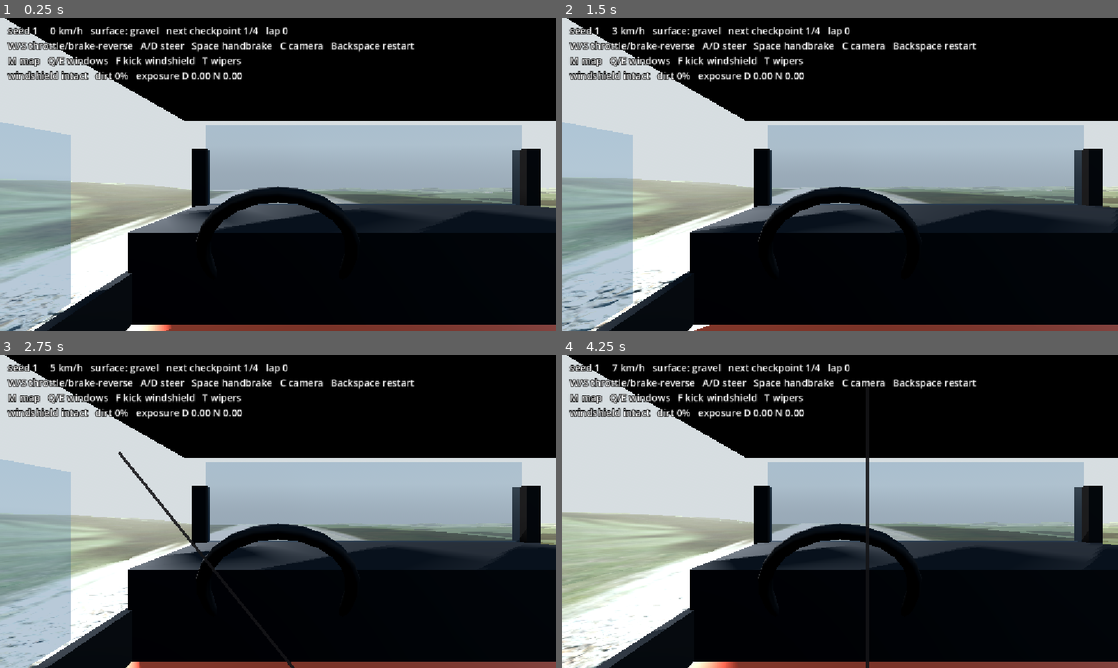
Above: before the commit, frames 1-4 (two rows, left to right).
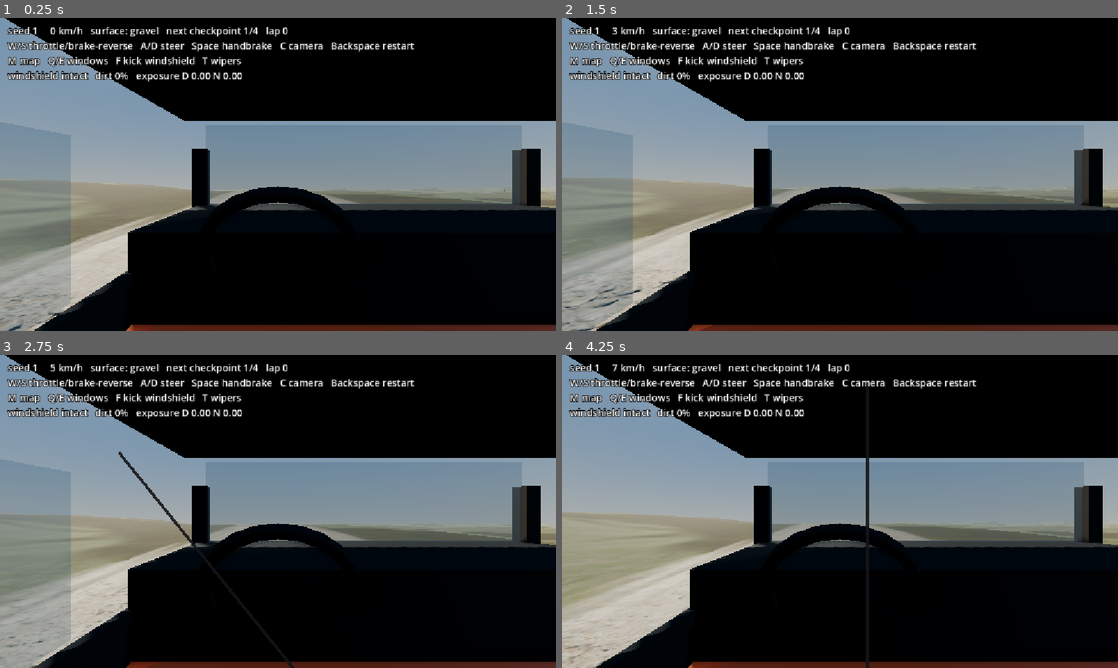
Above: after the commit, the same moments.

Repository: cayankuzu/raddy
Game: Godot game, scene res://scenes/dev/route_test.tscn
Two runs of this game, one before a commit and one after it. Both use one fixed random seed, a clock stepped at 60 frames per second and the inputs below. This scene is started directly instead of the project's main scene.
Inputs (mouse positions are in pixels of both pictures, inside the frame that each line leads up to):
- Up to frame 1 (0.25 s): no input
- Up to frame 2 (1.5 s): tap Enter (ui_accept) at 0.5, 0.77 s; move the mouse to (962, 158) at 0.52 s; hold E (cabin_window_right) 0.53-1.25 s; hold F (cabin_kick_windshield) 0.53-1.25 s; click (962, 158) at 0.67 s; drag from (728, 190) to (812, 237) at 1.27 s
- Up to frame 3 (2.75 s): move the mouse to (333, 442) at 2.02 s; hold E (cabin_window_right) from 2.03 s (still down); hold T (cabin_wipers) from 2.03 s (still down)
- Up to frame 4 (4.25 s): release E (cabin_window_right) at 2.75 s; release T (cabin_wipers) at 2.75 s; drag from (812, 574) to (673, 464) at 2.77 s; move the mouse to (1006, 558) at 3.52 s; hold Q (cabin_window_left) from 3.53 s (still down); hold W (drive_throttle) from 3.53 s (still down); tap Enter (ui_accept) at 3.77 s

The runs differ from the first frame. In frame 1, 39% of the frame differs, in the area x 0-100%, y 0-100%; in frame 2, 39%; in frame 3, 40%; in frame 4, 40%.

Commit message:
Share one sky, sun, fog and grading recipe across race and dev scenes
AgX tone mapping, SSAO, light glow, a low warm sun with blended
shadow splits, aerial perspective and volumetric fog only in fog and
dust storms, per biome and weather.

Co-Authored-By: Claude Opus 5.5 <noreply@anthropic.com>

Diff:
--- a/scripts/dev/route_test.gd
+++ b/scripts/dev/route_test.gd
@@ -39,11 +39,11 @@
 		"difficulty": int(_args.get("difficulty", "1"))}
 	graph = RouteGenerator.generate(seed)
 	BiomeRules.apply_to_graph(graph, settings)
-	SurfaceMaterials.set_weather(settings.weather)
 	var palette := BiomeRules.palette(settings.biome, settings.weather)
-	var environment: Environment = ($WorldEnvironment as WorldEnvironment).environment
-	environment.fog_light_color = palette.get("fog", environment.fog_light_color)
-	environment.fog_density = RaceSettings.fog_density(settings.weather)
+	# The race's own sky, sun and fog recipe replaces the scene's placeholder ones.
+	$WorldEnvironment.free()
+	$Sun.free()
+	add_child(RaceLook.create(settings.biome, settings.weather))
 	var problems := RouteValidator.validate(graph)
 	print("ROUTE seed %d attempt %d lap %.0f m edges %d checkpoints %d problems %s" % [
 		seed, graph.attempt, graph.main_route_length(), graph.edges.size(), graph.checkpoints.size(), str(problems)])
@@ -103,7 +103,7 @@
 	if _args.has("chase"):
 		_chase.make_current()
 	if _args.has("overview"):
-		($WorldEnvironment as WorldEnvironment).environment.fog_enabled = false
+		($RaceLook/WorldEnvironment as WorldEnvironment).environment.fog_enabled = false
 		var overview := Camera3D.new()
 		overview.name = "OverviewCamera"
 		overview.projection = Camera3D.PROJECTION_ORTHOGONAL
--- a/scripts/gameplay/race.gd
+++ b/scripts/gameplay/race.gd
@@ -6,7 +6,6 @@
 
 var session: RaceSession
 var hud: RaceHud
-var _environment: Environment
 var _pause: PauseMenu
 var _results: ResultsPanel
 var _grid_camera: Camera3D
@@ -17,8 +16,7 @@
 	var settings: Dictionary = Net.race_settings
 	var biome := int(settings.get("biome", RaceSettings.Biome.FOREST))
 	var weather := int(settings.get("weather", RaceSettings.Weather.CLEAR))
-	_build_environment(BiomeRules.palette(biome, weather), weather)
-	SurfaceMaterials.set_weather(weather)
+	add_child(RaceLook.create(biome, weather))
 
 	session = SESSION_SCENE.instantiate()
 	session.name = "RaceSession"
@@ -40,36 +38,6 @@
 	hud.name = "Hud"
 	hud.session = session
 	add_child(hud)
-
-
-func _build_environment(palette: Dictionary, weather: int) -> void:
-	var sky_material := ProceduralSkyMaterial.new()
-	sky_material.sky_top_color = palette.get("sky_top", Color(0.36, 0.52, 0.72))
-	sky_material.sky_horizon_color = palette.get("sky_horizon", Color(0.72, 0.74, 0.72))
-	sky_material.ground_horizon_color = palette.get("sky_horizon", Color(0.72, 0.74, 0.72))
-	if weather in [RaceSettings.Weather.RAIN, RaceSettings.Weather.FOG, RaceSettings.Weather.SNOW]:
-		sky_material.sky_top_color = sky_material.sky_top_color.lerp(Color(0.55, 0.57, 0.6), 0.7)
-	var sky := Sky.new()
-	sky.sky_material = sky_material
-	_environment = Environment.new()
-	_environment.background_mode = Environment.BG_SKY
-	_environment.sky = sky
-	_environment.tonemap_mode = Environment.TONE_MAPPER_ACES
-	_environment.ambient_light_source = Environment.AMBIENT_SOURCE_SKY
-	_environment.fog_enabled = true
-	_environment.fog_light_color = palette.get("fog", Color(0.68, 0.72, 0.74))
-	_environment.fog_density = RaceSettings.fog_density(weather)
-	var world := WorldEnvironment.new()
-	world.name = "WorldEnvironment"
-	world.environment = _environment
-	add_child(world)
-	var sun := DirectionalLight3D.new()
-	sun.name = "Sun"
-	sun.rotation_degrees = Vector3(-50.0, 30.0, 0.0)
-	sun.shadow_enabled = true
-	sun.directional_shadow_max_distance = 220.0
-	sun.light_energy = 0.55 if weather in [RaceSettings.Weather.RAIN, RaceSettings.Weather.FOG, RaceSettings.Weather.SNOW, RaceSettings.Weather.DUST_STORM] else 1.0
-	add_child(sun)
 
 
 ## Looks down the start straight until the local seat's camera takes over (and for spectators).
--- /dev/null
+++ b/scripts/gameplay/race_look.gd
@@ -0,0 +1,87 @@
+class_name RaceLook
+## Sky, sun, fog and grading for a race (docs/ART_DIRECTION.md §3): one recipe per biome and
+## weather, so the race scene and the dev scenes look the same. AgX tone mapping, SSAO, a low warm
+## sun with long shadows, aerial perspective in the distance, volumetric fog only where the
+## weather calls for it, and sets the surfaces' wet/snow look.
+
+const SUN_ELEVATION := {
+	RaceSettings.Biome.FOREST: 32.0, RaceSettings.Biome.DESERT: 40.0, RaceSettings.Biome.MOUNTAIN: 26.0,
+}
+const SUN_COLOR := {
+	RaceSettings.Biome.FOREST: Color(1.0, 0.94, 0.84), RaceSettings.Biome.DESERT: Color(1.0, 0.9, 0.76),
+	RaceSettings.Biome.MOUNTAIN: Color(0.98, 0.95, 0.9),
+}
+const OVERCAST := [RaceSettings.Weather.RAIN, RaceSettings.Weather.FOG, RaceSettings.Weather.SNOW, RaceSettings.Weather.DUST_STORM]
+
+
+## Returns a node holding the WorldEnvironment and the sun; add it to the scene.
+static func create(biome: int, weather: int) -> Node3D:
+	var palette := BiomeRules.palette(biome, weather)
+	var overcast := weather in OVERCAST
+	SurfaceMaterials.set_weather(weather)
+
+	var sky_material := ProceduralSkyMaterial.new()
+	var top: Color = palette.get("sky_top", Color(0.36, 0.52, 0.72))
+	var horizon: Color = palette.get("sky_horizon", Color(0.72, 0.74, 0.72))
+	if overcast:
+		var grey := Color(0.56, 0.58, 0.6) if weather != RaceSettings.Weather.DUST_STORM else Color(0.7, 0.58, 0.42)
+		top = top.lerp(grey, 0.75)
+		horizon = horizon.lerp(grey.lightened(0.15), 0.7)
+	sky_material.sky_top_color = top
+	sky_material.sky_horizon_color = horizon
+	sky_material.ground_horizon_color = horizon
+	sky_material.ground_bottom_color = horizon.darkened(0.45)
+	sky_material.sun_angle_max = 30.0
+	sky_material.sky_energy_multiplier = 0.8 if overcast else 1.0
+	var sky := Sky.new()
+	sky.sky_material = sky_material
+
+	var env := Environment.new()
+	env.background_mode = Environment.BG_SKY
+	env.sky = sky
+	env.ambient_light_source = Environment.AMBIENT_SOURCE_SKY
+	env.ambient_light_energy = 1.0
+	env.reflected_light_source = Environment.REFLECTION_SOURCE_SKY
+	env.tonemap_mode = Environment.TONE_MAPPER_AGX
+	env.tonemap_exposure = 1.05 if overcast else 1.0
+	env.ssao_enabled = true
+	env.ssao_radius = 0.8
+	env.ssao_intensity = 1.6
+	env.glow_enabled = true
+	env.glow_intensity = 0.35
+	env.glow_hdr_threshold = 1.0
+	env.fog_enabled = true
+	env.fog_light_color = palette.get("fog", Color(0.68, 0.72, 0.74))
+	env.fog_density = RaceSettings.fog_density(weather)
+	env.fog_aerial_perspective = 0.45
+	env.fog_sky_affect = 0.6 if overcast else 0.25
+	if weather in [RaceSettings.Weather.FOG, RaceSettings.Weather.DUST_STORM]:
+		env.volumetric_fog_enabled = true
+		env.volumetric_fog_density = 0.025 if weather == RaceSettings.Weather.FOG else 0.03
+		env.volumetric_fog_albedo = env.fog_light_color
+		env.volumetric_fog_length = 64.0
+	env.adjustment_enabled = true
+	env.adjustment_contrast = 1.06
+	env.adjustment_saturation = 0.92 if overcast else 1.04
+
+	var root := Node3D.new()
+	root.name = "RaceLook"
+	var world := WorldEnvironment.new()
+	world.name = "WorldEnvironment"
+	world.environment = env
+	root.add_child(world)
+
+	var sun := DirectionalLight3D.new()
+	sun.name = "Sun"
+	sun.rotation_degrees = Vector3(-SUN_ELEVATION.get(biome, 32.0), 35.0, 0.0)
+	sun.light_color = SUN_COLOR.get(biome, Color.WHITE)
+	sun.light_energy = 0.45 if overcast else 1.15
+	sun.shadow_enabled = true
+	sun.shadow_blur = 1.5 if overcast else 1.0
+	sun.directional_shadow_max_distance = 150.0
+	sun.directional_shadow_split_1 = 0.05
+	sun.directional_shadow_split_2 = 0.18
+	sun.directional_shadow_split_3 = 0.45
+	sun.directional_shadow_blend_splits = true
+	root.add_child(sun)
+	return root
Not shown, added: scripts/gameplay/race_look.gd.uid
